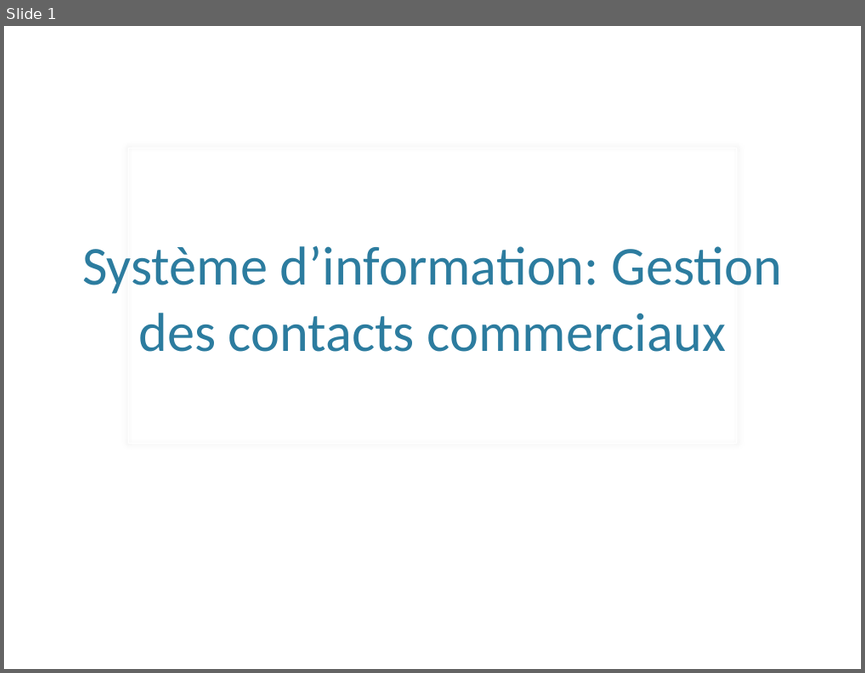
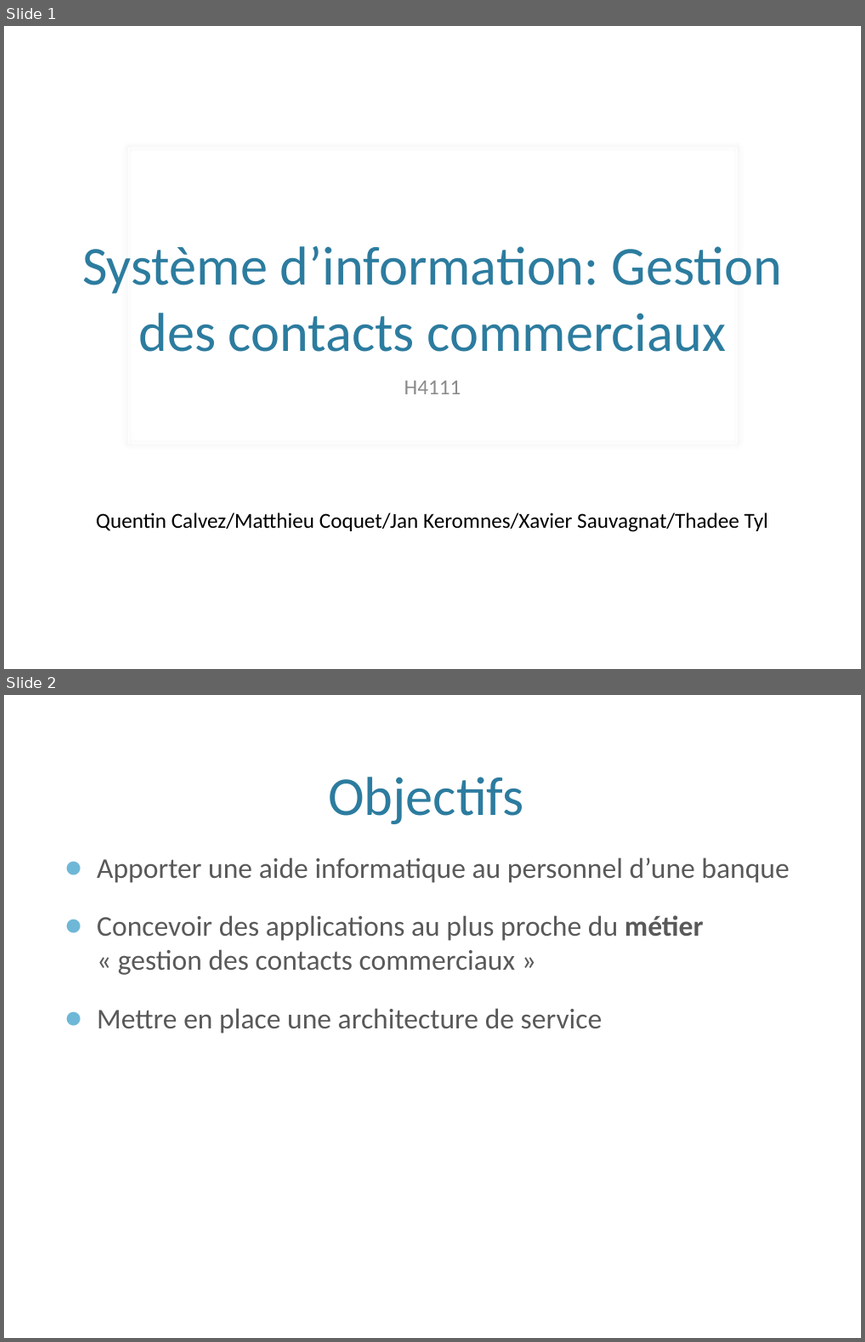
Before and after one commit to hexanome/soa, a slide deck: presentationSISOA.pptx. Shown one above the other, each under a label of ours: slide 1 before the commit, slides 1 and 2 after it. The pictures are 865x673 and 865x1342 pixels, drawn with LibreOffice and Linux fonts; fonts in the diff are those of the drawing; background and template pictures are left out. Boxes give left, top, right and bottom in pixels: in the first picture for what was removed or moved away, otherwise in the second. Text is boxed around its words. In the diff, an @@ line names an element or a change of style, - is before the commit and + after.

Commit message:
presentation

```diff
--- a/presentationSISOA.pptx
+++ b/presentationSISOA.pptx
@@ slide 2 added at bbox=[4, 695, 861, 1338], background picture (left out) @@
@@ title added at bbox=[328, 777, 524, 824], 46 pt, text #2C7C9F @@
+Objectifs
@@ text added at bbox=[97, 857, 789, 1033], 24 pt, text #595959 @@
+● Apporter une aide informatique au personnel d’une banque
+● Concevoir des applications au plus proche du métier « gestion des contacts commerciaux »
+● Mettre en place une architecture de service
@@ slide 1 changed as well @@
@@ subtitle added at bbox=[404, 380, 461, 394], 18 pt, text #8C8C8C @@
+H4111
@@ text added at bbox=[96, 512, 768, 532], 18 pt, text #000000 @@
+Quentin Calvez/Matthieu Coquet/Jan Keromnes/Xavier Sauvagnat/Thadee Tyl
```
